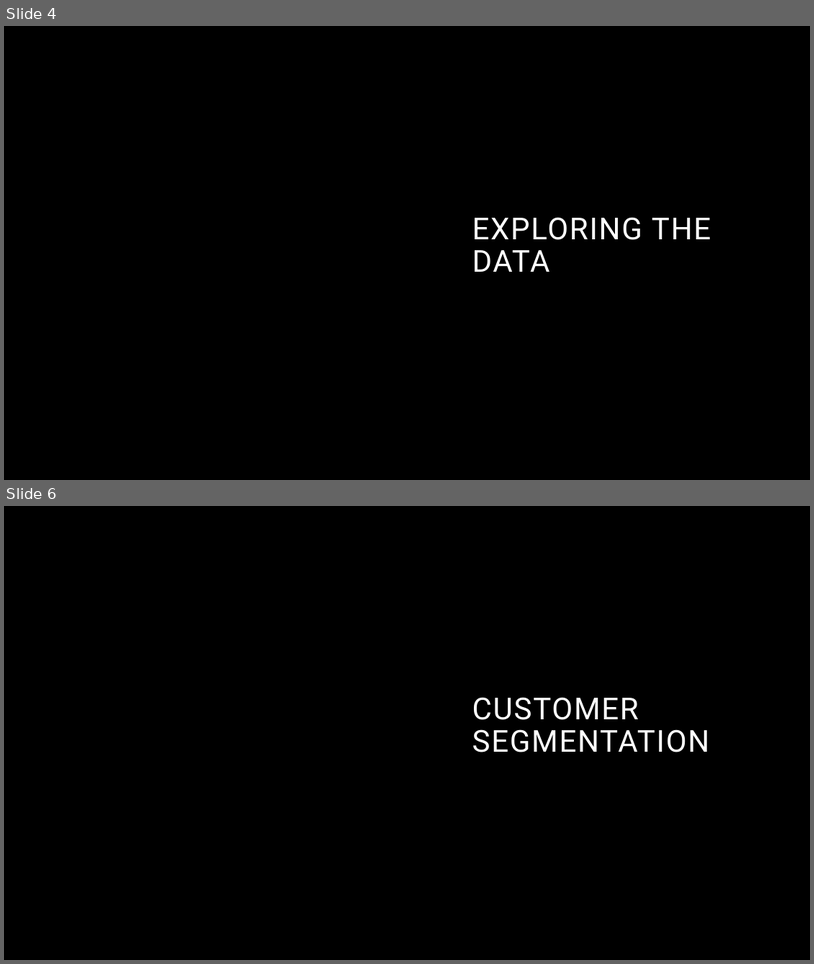
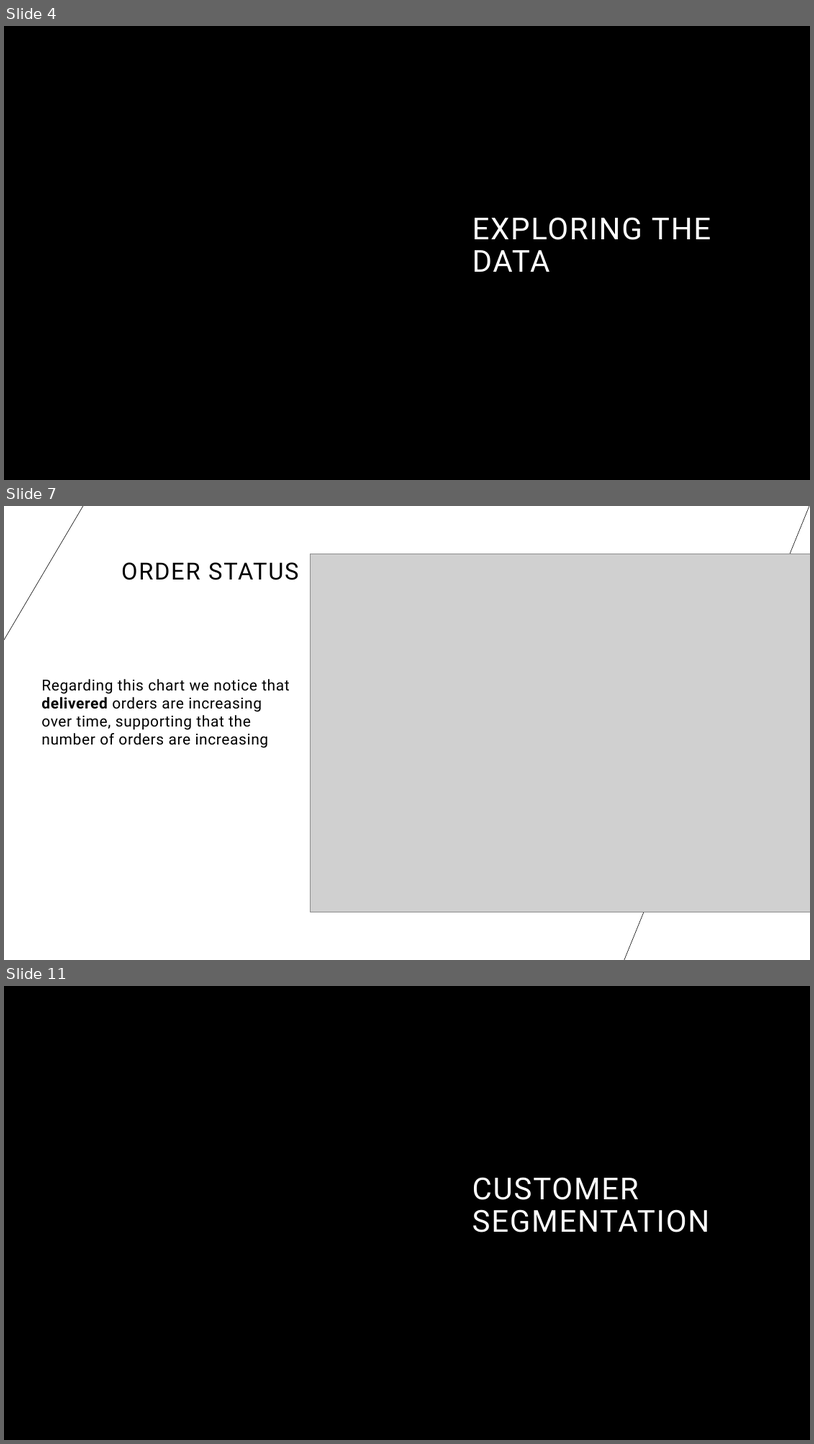
Before and after one commit to a7mdNasrr/Olist-Brazilian-E-commerce, a slide deck: Olist Brazilian E-commerce Presentation.pptx. Shown one above the other, each under a label of ours: slides 4 and 6 before the commit, slides 4, 7 and 11 after it; the slides between them are not shown. The pictures are 814x964 and 814x1444 pixels, drawn with LibreOffice and Linux fonts; fonts in the diff are those of the drawing; grey boxes stand for pictures; background and template pictures are left out. Boxes give left, top, right and bottom in pixels: in the first picture for what was removed or moved away, otherwise in the second. Text is boxed around its words. In the diff, an @@ line names an element or a change of style, - is before the commit and + after.

```diff
--- a/Olist Brazilian E-commerce Presentation.pptx
+++ b/Olist Brazilian E-commerce Presentation.pptx
@@ slide 7 added at bbox=[4, 506, 810, 960], background #FFFFFF @@
@@ line added from (4, 640) to (84, 506), #000000 0.5 pt @@
@@ line added from (810, 506) to (625, 960), #000000 0.5 pt @@
@@ title added at bbox=[121, 562, 298, 580], 28 pt, text #000000 @@
+ORDER STATUS
@@ picture added at bbox=[310, 554, 810, 912] @@
@@ line added from (606, 605) to (810, 605), #000000 0.5 pt @@
@@ text added at bbox=[41, 679, 289, 748], 18 pt, text #000000 @@
+Regarding this chart we notice that delivered orders are increasing over time, supporting that the number of orders are increasing
@@ what was slide 6 is now slide 11 @@
```
Also in this commit, not shown: 6 slides changed, 6 other slides added.
